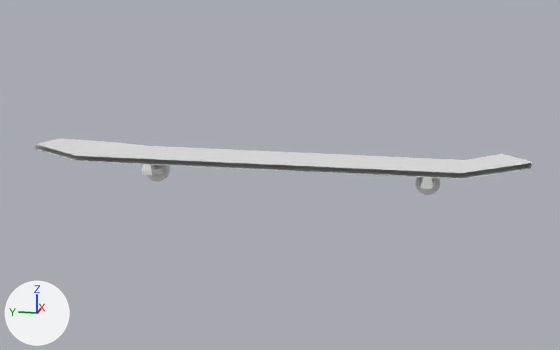
The COLLADA model Wakim/Assets/Skateboard.dae as it was, and as the next commit left it.
Camera for both pictures: a camera (50 mm lens) standing at (-4.23, -0.6, 0.03) and looking at (0.01, 0.25, -1.03). Every picture has the same lights, and +X, +Y and +Z are marked at lower left. Vertices at the same position are counted once.
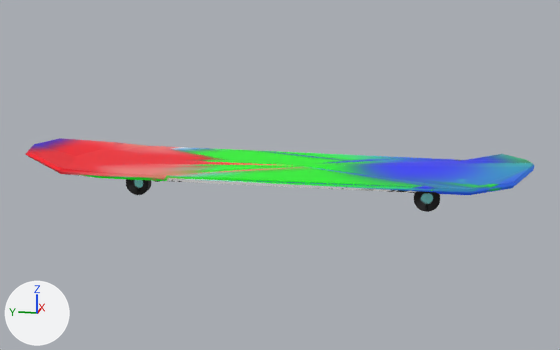
Boxes (x1, y1, x2, y2) around the edits, measured in the pictures (560 x 350 px):
'Cube', surface changed, reshaped (29% taller)
    before: (35, 138, 532, 195)
    after: (26, 138, 534, 212)
part 1 of me_cube, added
    after: (126, 179, 151, 195)
part 2 of me_cube, added
    after: (414, 193, 440, 212)
part 3 of me_cube, built on
    before: (35, 144, 532, 173)
    after: (26, 144, 534, 195)
part 4 of me_cube, surface changed (white to red)
    before: (35, 138, 531, 195)
    after: (36, 138, 477, 182)

The edits, one by one:
Picture 'skateboard.png' (img_skateboard_png) is new.
In material 'Material' (mat_material), base_color is no longer (0.8, 0.8, 0.8), white #e7e7e7.
In material 'Material' (mat_material), texture is now set to img_skateboard_png.
me_cube is used by ob_cube; location (0.0, 0.0, 0.0).
me_cube had 656 vertices, 1232 faces and spanned x -0.01..0.37, y -1.13..1.76, z -1.14..-0.89.
me_cube now has 1304 vertices, 2475 faces and spans x -0.38..0.38, y -1.14..1.78, z -1.14..-0.89.
me_cube part 1: the loose piece of 292 vertices spanning x 0.14..0.18, y 0.97..1.11, z -1.14..-1.0 is copied, and the copy is mirrored in x about the mesh origin; it spans x -0.18..-0.14, y 0.97..1.11, z -1.14..-1.0.
me_cube part 2: the loose piece of 292 vertices spanning x 0.15..0.19, y -0.65..-0.52, z -1.14..-1.0 is copied, and the copy is mirrored in x about the mesh origin; it spans x -0.19..-0.15, y -0.65..-0.52, z -1.14..-1.0.
Part 3, on me_cube:
12 vertices are removed from x 0.0..0.36, y -0.77..1.07, z -1.09..-0.97.
50 faces are deleted.
63 vertices are added at x -0.38..0.38, y -1.14..1.78, z -1.09..-0.89.
7 new vertices lie (0.05, 0.0, 0.0) away from vertices in x -0.05..-0.04, y -0.61..1.08, z -1.07..-1.04.
6 new vertices lie (0.0, 0.04, 0.0) away from vertices in x -0.37..-0.03, y -0.66..1.03, z -1.0..-0.97.
189 new faces join them.
me_cube part 4: 1182 kept faces spanning x -0.01..0.37, y -1.13..1.76, z -1.14..-0.91 get new texture (UV) coordinates.
